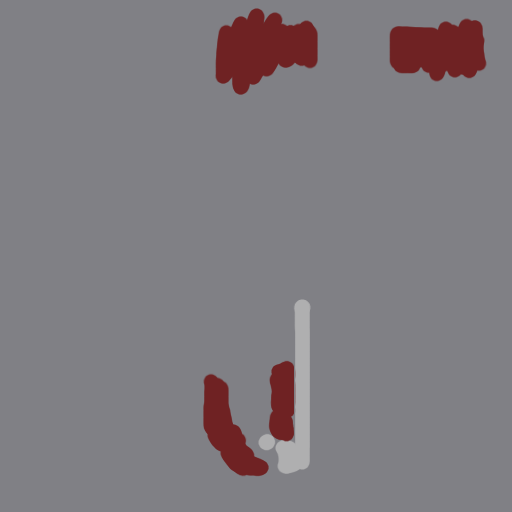
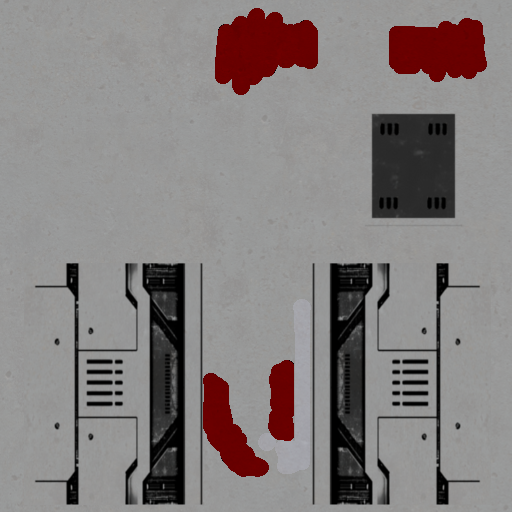
Layered file, before and after one edit (512x512). Changes by layer:
added layer "Color copy" above "Layer" over (x1=24, y1=263, x2=491, y2=505)
added layer "Layer" above "Layer 5 copy" over (x1=363, y1=113, x2=463, y2=227)
added layer "Layer 5 copy" (overlay, 25%) above "Layer #1" over (x1=0, y1=0, x2=512, y2=512)
painted on "Layer #1" over (x1=0, y1=0, x2=512, y2=512)
added layer "Color copy #1" over (x1=0, y1=0, x2=512, y2=512)
